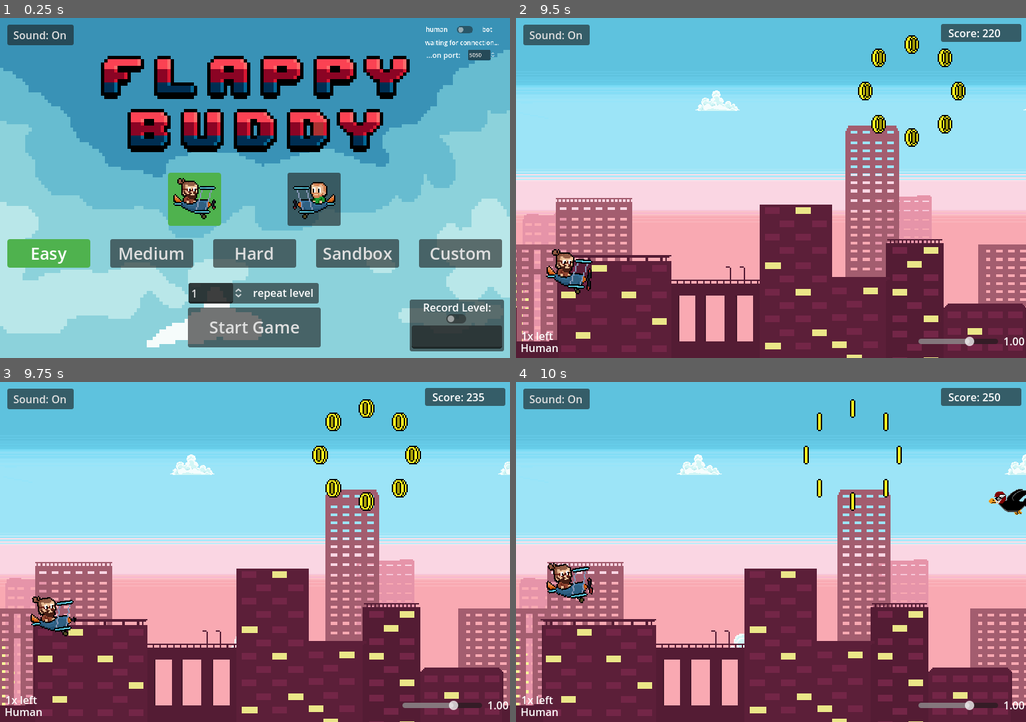
Above: before the commit, frames 1-4 (two rows, left to right).
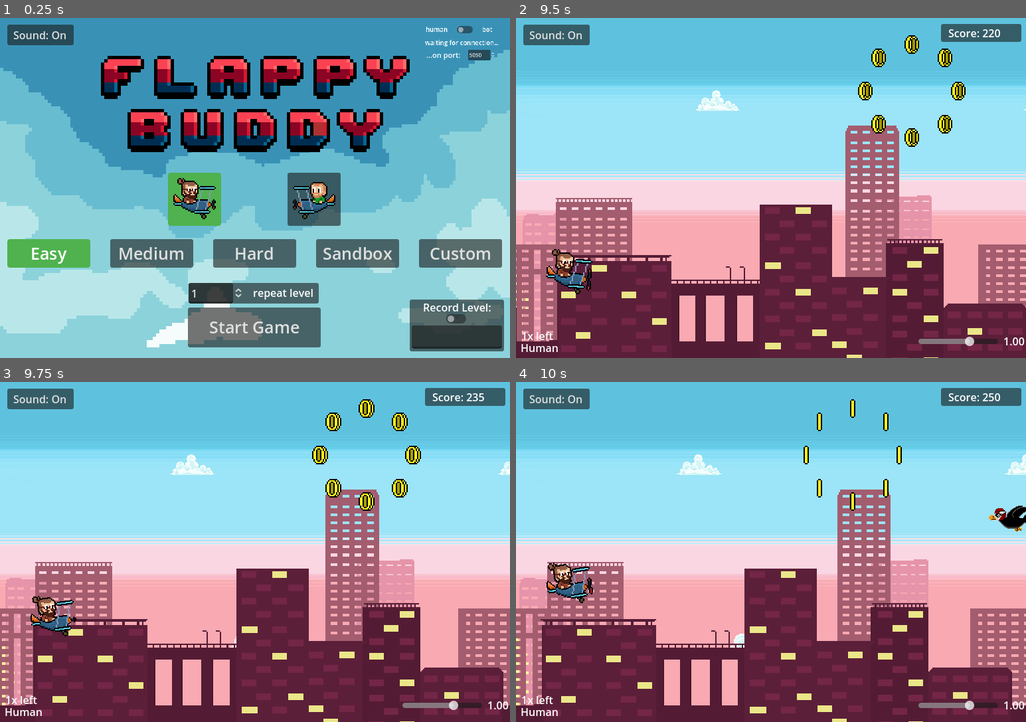
Above: after the commit, the same moments.

Repository: TheCodingBuddies/FlappyBuddyTournament
Game: Godot game, scene res://game/start_menu.tscn
Same seed, same stepped clock (60 frames per second), same inputs: the game is played once before the commit and once after it. Sound files missing from this copy of the repository are replaced by a short silence.
Inputs (mouse positions are in pixels of both pictures, inside the frame that each line leads up to):
- Up to frame 1 (0.25 s): no input
- Up to frame 2 (9.5 s): click (975, 337) at 0.52 s; type "Alex" at 0.6 s; click "Easy" at 1.25 s; click "Easy" at 2 s; click "Start Game" at 2.75 s; move the mouse to (883, 171) at 3.52 s; hold Space (fly) 3.53-4.28 s; move the mouse to (669, 205) at 4.27 s; click (669, 205) at 4.35 s; move the mouse to (822, 113) at 5.02 s; hold Space (fly) 5.03-5.78 s; move the mouse to (745, 256) at 5.77 s; click (745, 256) at 5.85 s; move the mouse to (924, 239) at 6.52 s; hold Space (fly) 6.53-7.28 s; move the mouse to (618, 137) at 7.27 s; click (618, 137) at 7.35 s; move the mouse to (796, 188) at 8.02 s; hold Space (fly) 8.03-8.78 s; move the mouse to (694, 103) at 8.77 s; click (694, 103) at 8.85 s
- Up to frame 3 (9.75 s): move the mouse to (367, 535) at 9.52 s; hold Space (fly) from 9.53 s (still down)
- Up to frame 4 (10 s): keep holding Space (fly)

Frames 1-3 are identical in both runs. In frame 4, 0.6% of the frame differs, in the area x 92-100%, y 31-44%.

Commit message:
Fix raven start position on sandbox spawn

Diff:
--- a/game/FlappyBuddy/obstacles/raven_behaviour.gd
+++ b/game/FlappyBuddy/obstacles/raven_behaviour.gd
@@ -18,9 +18,9 @@
 func _move(delta: float, raven: Obstacle):
 	var amp = 50.0
 	var freq = 2.0
-	var y_offset = (sin(iterate * freq) * amp) - amp/2.0
+	var y_offset = sin(iterate * freq) * amp
 	#raven.rotate(y_offset/50000 * Engine.time_scale)
-	raven.position.y = (start_y_position + y_offset)
+	raven.position.y = start_y_position + y_offset
 
 	iterate += delta
 	if raven.position.x < -50:
